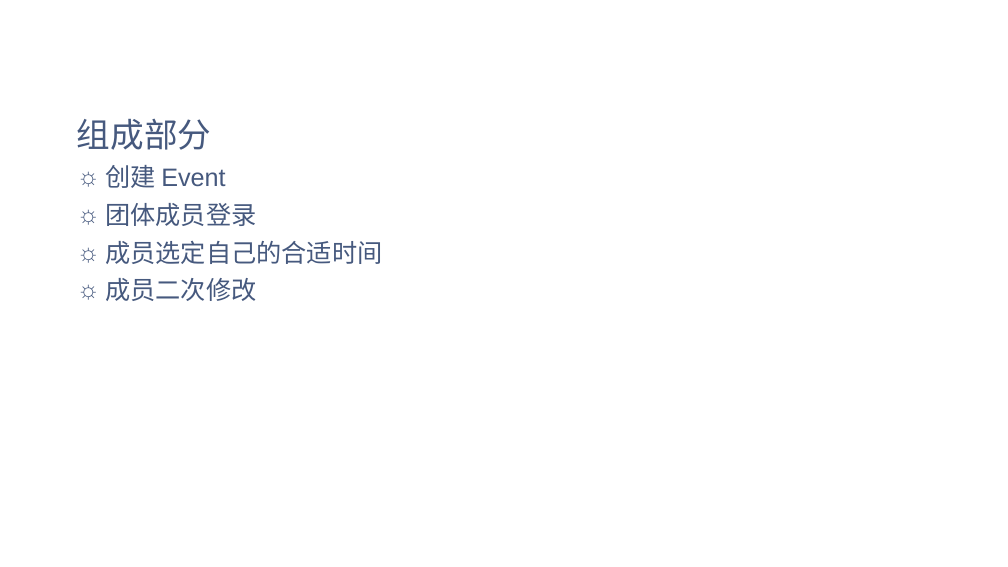
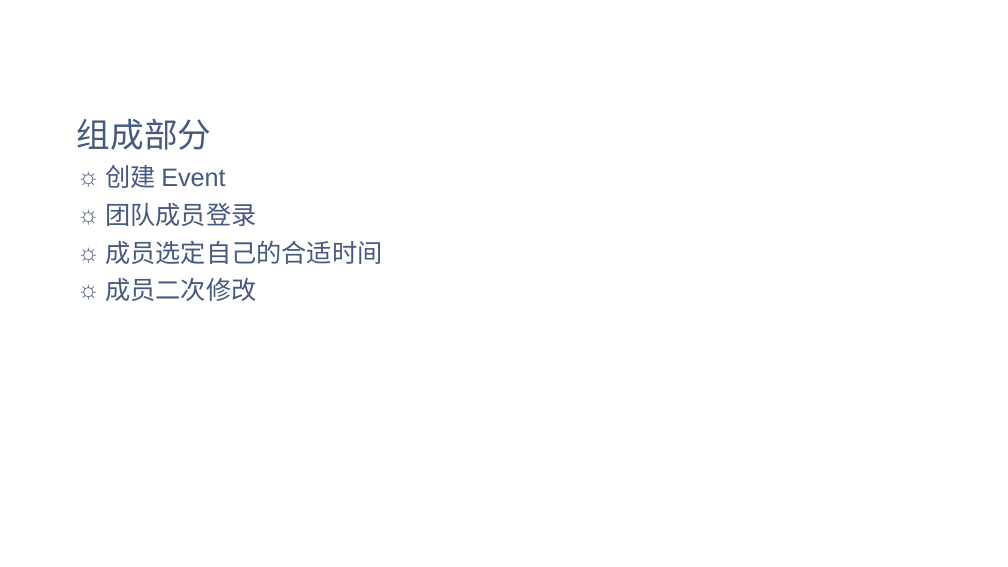
Before and after one commit to Weeeeeb/WebProject, a slide deck: slide 9 of ppt/Web工程大作业.pptx. Drawn at 1008x567 pixels with LibreOffice and Linux fonts; fonts in the diff are those of the drawing; background and template pictures are left out. Boxes give left, top, right and bottom in pixels: in the first picture for what was removed or moved away, otherwise in the second. Text is boxed around its words. In the diff, an @@ line names an element or a change of style, - is before the commit and + after.

```diff
--- a/ppt/Web工程大作业.pptx
+++ b/ppt/Web工程大作业.pptx
@@ text at (105, 203, 256, 226): text changed @@
-☼ 团体成员登录
+☼ 团队成员登录
```
Also in this commit, not shown: 15 other slides changed, 24 slides added, 5 slides removed.
